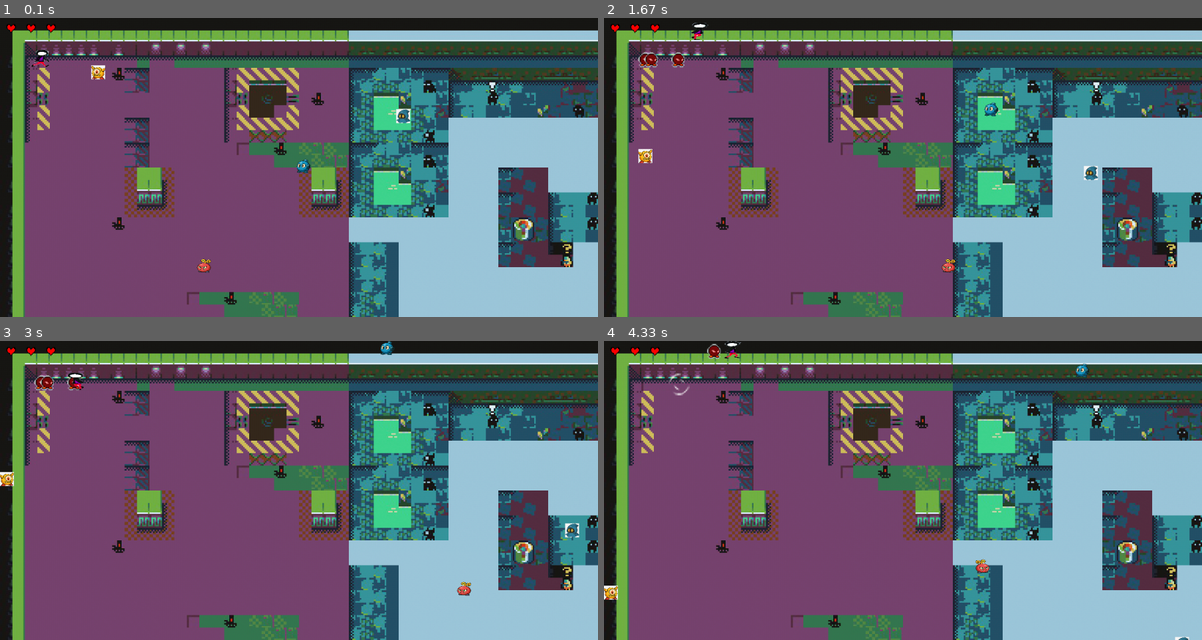
Above: before the commit, frames 1-4 (two rows, left to right).
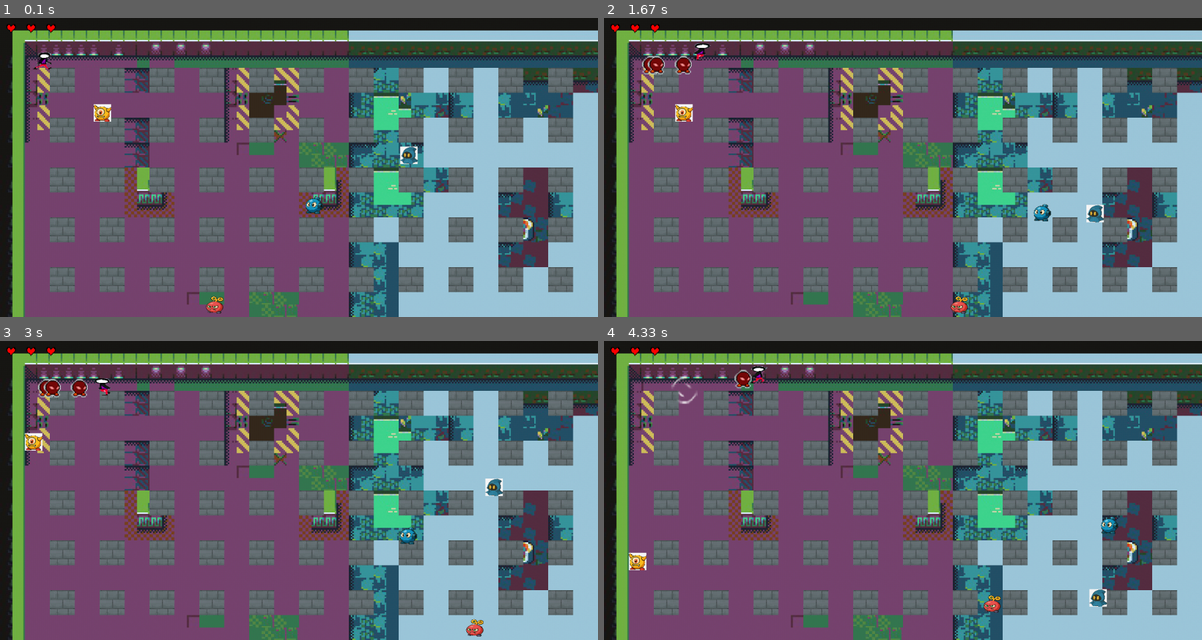
Above: after the commit, the same moments.

Repository: Jeefry465/Proyecto_pygame
Game: pygame game, started from Proyecto Final/juego.py
Two runs of this game, one before a commit and one after it. Both use one fixed random seed, a clock stepped at 60 frames per second and the inputs below.
Inputs:
- Up to frame 1 (0.1 s): no input
- Up to frame 2 (1.67 s): tap Space at 0.33, 0.73, 1.03, 1.23, 1.57 s; hold D 0.67-1.13 s; hold W 1.17-1.47 s; hold D from 1.5 s (still down)
- Up to frame 3 (3 s): tap Space at 1.87, 2.07, 2.37, 2.63 s; release D at 1.97 s; hold A 2-2.53 s; hold S 2.57-2.87 s
- Up to frame 4 (4.33 s): hold W 3.33-3.7 s; tap Space at 3.4, 3.8, 4.1 s; hold D from 3.73 s (still down)

The runs differ from the first frame. In frame 1, 24% of the frame differs, in the area x 5-100%, y 10-100%; in frame 2, 25%, in the area x 5-100%, y 1-100%; in frame 3, 25%; in frame 4, 25%.

Commit message:
Colisión
Se crea colisión de obstáculos como las paredes

Diff:
--- a/Proyecto Final/Recursos/Niveles/Mapa1.1.csv
+++ b/Proyecto Final/Recursos/Niveles/Mapa1.1.csv
@@ -1,18 +1,18 @@
-3;4;4;4;4;4;4;4;4;4;4;4;4;4;263;263;263;263;263;263;263;263;263;263;263;263;263;262;264;
-20;21;22;22;23;28;25;29;29;30;30;30;30;30;279;279;279;279;279;279;279;279;279;279;279;279;280;281;282;372
-20;38;75;75;58;111;41;41;75;38;39;40;41;75;327;328;329;330;276;277;278;279;280;281;286;286;283;348;349;372
-20;55;75;41;41;41;41;41;41;55;56;57;58;41;344;345;346;347;293;294;295;296;297;298;286;286;286;365;366;372
-20;72;75;75;75;111;41;41;41;72;73;74;75;41;361;362;363;364;286;286;286;286;286;286;286;286;286;286;286;372
-20;41;75;75;75;111;41;41;41;44;45;46;47;48;327;328;329;330;286;286;286;286;286;286;286;286;286;286;286;372
-20;41;75;75;75;42;43;75;41;41;41;41;42;43;344;345;346;347;286;286;348;349;286;286;286;286;286;286;286;372
-20;41;75;75;41;59;60;75;41;41;41;41;59;60;361;362;363;364;286;286;348;349;293;294;295;296;297;298;286;372
-71;41;41;41;58;41;41;41;41;41;41;41;41;41;286;286;286;286;286;286;365;366;293;294;295;296;297;298;286;372
-71;41;41;41;41;41;41;41;41;41;41;41;41;41;293;295;286;286;286;286;348;349;283;286;286;286;286;286;286;372
-71;41;41;41;41;41;41;41;41;41;41;41;41;41;293;295;286;286;286;286;286;286;286;286;286;286;286;286;286;372
-71;41;41;41;41;41;41;44;45;46;47;48;41;41;361;295;286;286;286;286;286;286;286;286;286;286;286;286;286;372
-71;41;41;41;41;41;41;41;41;41;41;41;41;41;361;295;327;328;329;286;286;286;286;286;286;327;328;329;330;372
-71;38;39;40;41;41;41;41;41;41;41;41;41;41;293;295;344;345;346;348;349;286;286;286;286;344;345;346;347;372
-71;55;56;57;58;41;41;41;41;41;41;42;43;41;327;328;329;362;363;348;349;286;286;286;286;361;362;363;364;372
-105;72;73;74;75;41;44;45;46;47;48;59;60;41;344;328;347;347;364;365;366;286;286;293;294;295;296;297;298;372
-105;106;107;108;109;110;111;41;41;41;41;41;41;41;327;329;329;347;296;295;296;295;283;293;294;295;296;297;298;372
-122;123;124;125;126;127;128;126;126;126;126;126;126;126;382;382;382;382;382;382;382;382;382;382;382;382;382;382;388;389
+3,4,4,4,4,4,4,4,4,4,4,4,4,4,263,263,263,263,263,263,263,263,263,263,263,263,263,262,264,
+20,21,22,22,23,28,25,29,29,30,30,30,30,30,279,279,279,279,279,279,279,279,279,279,279,279,280,281,282,372
+20,38,205,75,205,111,205,41,205,38,205,40,205,75,205,328,205,286,205,286,205,279,205,281,205,286,205,348,205,372
+20,55,75,41,41,41,41,41,41,55,56,57,41,41,344,345,346,347,293,286,295,296,297,286,286,286,286,365,366,372
+20,72,205,75,205,111,205,41,205,72,205,74,205,41,205,362,205,286,205,286,205,286,205,286,205,286,205,286,205,372
+20,41,75,75,75,111,41,41,41,44,45,41,47,48,327,328,329,286,286,286,286,286,286,286,286,286,286,286,286,372
+20,41,205,75,205,42,205,75,205,41,205,41,205,43,205,345,205,347,205,286,205,349,205,286,205,286,205,286,205,372
+20,41,75,75,41,59,60,75,41,41,41,41,59,60,361,362,363,286,286,286,348,349,293,286,295,296,297,286,286,372
+71,41,205,41,205,41,205,41,205,41,205,41,205,41,205,286,205,286,205,286,205,366,205,286,205,296,205,286,205,372
+71,41,41,41,41,41,41,41,41,41,41,41,41,41,293,295,286,286,286,286,348,349,286,286,286,286,286,286,286,372
+71,41,205,41,205,41,205,41,205,41,205,41,205,41,205,295,205,286,205,286,205,286,205,286,205,286,205,286,205,372
+71,41,41,41,41,41,41,44,45,41,47,48,41,41,361,295,286,286,286,286,286,286,286,286,286,286,286,286,286,372
+71,41,205,41,205,41,205,41,205,41,205,41,205,41,205,295,205,328,205,286,205,286,205,286,205,327,205,329,205,372
+71,38,39,40,41,41,41,41,41,41,41,41,41,41,293,295,344,345,346,348,349,286,286,286,286,344,345,346,347,372
+71,55,205,57,205,41,205,41,205,41,205,42,205,41,205,328,205,362,205,348,205,286,205,286,205,361,205,363,205,372
+105,72,73,74,75,41,44,45,41,47,48,59,60,41,344,328,347,347,286,365,366,286,286,293,286,295,296,297,286,372
+105,106,205,41,205,110,205,41,205,41,205,41,205,41,205,329,205,347,205,295,205,295,205,293,205,295,205,297,205,372
+122,123,124,125,126,127,128,126,126,126,126,126,126,126,382,382,382,382,382,382,382,382,382,382,382,382,382,382,388,389
--- a/Proyecto Final/bomberman.py
+++ b/Proyecto Final/bomberman.py
@@ -8,7 +8,7 @@
     def __init__(self, x, y, animacion_jugador,energia, tipo):
         self.energia = energia
         self.vivo = True
-        self.player = pygame.Rect(x, y, ANCHO_PERSONAJE, ALTO_PERSONAJE) # Crea un rectángulo que representa al jugador con su posición inicial y tamaño
+        self.player = pygame.Rect(x, y, ANCHO_PERSONAJE - 10, ALTO_PERSONAJE - 10) # Crea un rectángulo que representa al jugador con su posición inicial y tamaño
         self.player.center = (x,y)
         self.animacion_jugador = animacion_jugador
         #inicializa el frame del jugador en 1
@@ -24,20 +24,19 @@
         imagen_a_dibujar = pygame.transform.flip(self.imagen, self.flip, False)
         ventana.blit(imagen_a_dibujar, (self.player.x - desplazamiento_x, self.player.y - desplazamiento_y))
 
-    def movimiento(self, eje_x, eje_y):
-        posicion_pantalla = [0, 0]  # Inicializa la posición de la pantalla en (0, 0)
-        if eje_x < 0:
+    def movimiento(self, dx, dy, paredes):
+        nuevo_rect = self.player.move(dx, dy)
+        if not any(nuevo_rect.colliderect(p) for p in paredes):
+            self.player = nuevo_rect
+
+        if dx < 0:
             self.flip = True
-        elif eje_x > 0:
+        elif dx > 0:
             self.flip = False
 
-        self.player.x = self.player.x + eje_x
-        self.player.y = self.player.y + eje_y
-
-        # Calcula la posición de la pantalla en función de la posición del jugador
-
-        self.player.x = max(0, min(self.player.x, COLUMNAS * TAMANO_CUADRICULA - self.player.width)) # Limita la posición x del jugador para que no salga de los límites del mapa
-        self.player.y = max(0, min(self.player.y, FILAS * TAMANO_CUADRICULA - self.player.height)) # Limita la posición y del jugador para que no salga de los límites del mapa
+        # Limita la posición al tamaño del mapa
+        self.player.x = max(0, min(self.player.x, COLUMNAS * TAMANO_CUADRICULA - self.player.width))
+        self.player.y = max(0, min(self.player.y, FILAS * TAMANO_CUADRICULA - self.player.height))
 
 
     # Actualiza la imagen del jugador
@@ -58,15 +57,13 @@
             self.frame = 0
 
 
-    def mover_automatico(self):
-        # Solo para enemigos
+    def mover_automatico(self, paredes):
         if self.tipo == 'enemigo':
-            # Movimiento aleatorio: cambia de dirección cada cierto tiempo
             if not hasattr(self, 'contador'):
                 self.contador = 0
                 self.direccion = random.choice(['arriba', 'abajo', 'izquierda', 'derecha'])
             self.contador += 1
-            if self.contador > 60:  # Cambia de dirección cada 60 frames
+            if self.contador > 60:
                 self.direccion = random.choice(['arriba', 'abajo', 'izquierda', 'derecha'])
                 self.contador = 0
 
@@ -80,7 +77,15 @@
             elif self.direccion == 'derecha':
                 dx = VELOCIDAD_JUGADOR
 
-            self.movimiento(dx, dy)
+            # Probar si puede moverse, si no, cambiar de dirección
+            nuevo_rect = self.player.move(dx, dy)
+            if not any(nuevo_rect.colliderect(p) for p in paredes):
+                self.player = nuevo_rect
+            else:
+                # Cambia de dirección si hay colisión
+                direcciones_posibles = ['arriba', 'abajo', 'izquierda', 'derecha']
+                direcciones_posibles.remove(self.direccion)  # Evita repetir la misma dirección
+                self.direccion = random.choice(direcciones_posibles)
 
 
 
--- a/Proyecto Final/constantes.py
+++ b/Proyecto Final/constantes.py
@@ -21,8 +21,8 @@
 #LIMITE DE LA PANTALLA
 LIMITE_PANTALLA = 15
 #TAMAÑO DE LA BOMBA
-TAMANO_BOMBA = 1.5
+TAMANO_BOMBA = 1.9
 
 ANCHO_PERSONAJE = 35
 ALTO_PERSONAJE = 35
-TAMANO_ENEMIGO = 28
+TAMANO_ENEMIGO = 35
--- a/Proyecto Final/juego.py
+++ b/Proyecto Final/juego.py
@@ -106,7 +106,7 @@
 
     #Cargar el archivo que contine el nivel
     with open("Proyecto Final//Recursos//Niveles//Mapa1.1.csv", newline='') as csvfile:
-        reader = csv.reader(csvfile, delimiter = ';') # Lea el archivo CSV
+        reader = csv.reader(csvfile, delimiter = ',') # Lea el archivo CSV
         for x, fila in enumerate(reader): # Recorre cada fila del archivo CSV
             if x < FILAS: # Asegúrese de que no exceda el número de filas
                 for y, columna in enumerate(fila): # Recorre cada columna de la fila
@@ -129,10 +129,10 @@
     jugador = Personaje(80,80,animacion_jugador, energia = 100, tipo='jugador')
 
     #Se crea los enemigos que adopta la clase personaje
-    enemigo1 = Personaje(400,500,animacion_enemigos[0], energia = 100, tipo='enemigo')
-    enemigo2 = Personaje(600,300,animacion_enemigos[1], energia =100, tipo='enemigo')
-    enemigo3 = Personaje(800,200,animacion_enemigos[2], energia = 100, tipo='enemigo')
-    enemigo4 = Personaje(200,100,animacion_enemigos[3] ,energia = 100, tipo='enemigo')
+    enemigo1 = Personaje(410,570,animacion_enemigos[0], energia = 100, tipo='enemigo')
+    enemigo2 = Personaje(610,370,animacion_enemigos[1], energia =100, tipo='enemigo')
+    enemigo3 = Personaje(800,270,animacion_enemigos[2], energia = 100, tipo='enemigo')
+    enemigo4 = Personaje(200,170,animacion_enemigos[3] ,energia = 100, tipo='enemigo')
 
 
 
@@ -225,7 +225,41 @@
             for enemi in lista_enemigos:
                 enemi.actualizar()
 
-            posicion_pantalla = jugador.movimiento(eje_x, eje_y)
+
+            paredes_base = []
+            for y, fila in enumerate(mundo_data):
+                for x, valor in enumerate(fila):
+                    if valor in [205,3,20,71,105,122,4,263,262,264,372,389,388,382,126,127,128,125,124,123]:
+                        rect = pygame.Rect(x * TAMANO_CUADRICULA,y *TAMANO_CUADRICULA,TAMANO_CUADRICULA,TAMANO_CUADRICULA)
+                        paredes_base.append(rect)
+
+
+            paredes_jugador = list(paredes_base)
+            for bomba in bombas:
+                # Si la bomba no colisiona con el jugador, añádela
+                if not bomba.rect.colliderect(jugador.player):
+                    paredes_jugador.append(bomba.rect)
+
+            # Construye paredes para los enemigos (incluye todas las bombas)
+            paredes_enemigos = paredes_base + [b.rect for b in bombas]
+
+            # Mueve al jugador usando su lista
+            posicion_pantalla = jugador.movimiento(eje_x, eje_y, paredes_jugador)
+
+            # Mueve a los enemigos usando su lista
+            for enemi in lista_enemigos:
+                enemi.mover_automatico(paredes_enemigos)
+                enemi.actualizar()
+
+            paredes = []
+            for y, fila in enumerate(mundo_data):
+                for x, valor in enumerate(fila):
+                    if valor in [205,3,20,71,105,122,4,263,262,264,372,389,388,382,126,127,128,125,124,123]:
+                        rect = pygame.Rect(x * TAMANO_CUADRICULA, y * TAMANO_CUADRICULA, TAMANO_CUADRICULA, TAMANO_CUADRICULA)
+                        paredes.append(rect)
+            #Añadir colision de las bombasw
+            for bomba in bombas:
+                paredes.append(bomba.rect)
 
             # Llenar la pantalla con un color
             ventana.fill(BLANCO)
@@ -244,10 +278,6 @@
             for enemi in lista_enemigos:
                 enemi.dibujar(ventana, desplazamiento_x, desplazamiento_y)
 
-            for enemi in lista_enemigos:
-                enemi.mover_automatico()
-                enemi.actualizar()
-
             # Comprobar colisiones entre el jugador y los enemigos
             for enemi in lista_enemigos:
                 if jugador.player.colliderect(enemi.player):
